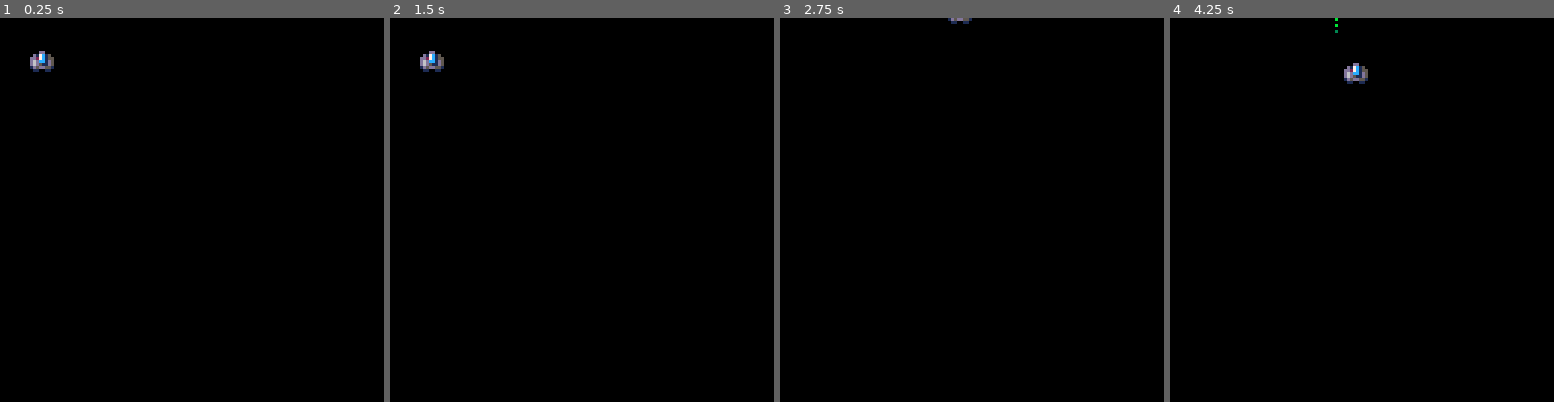
Above: before the commit, frames 1-4 (left to right).
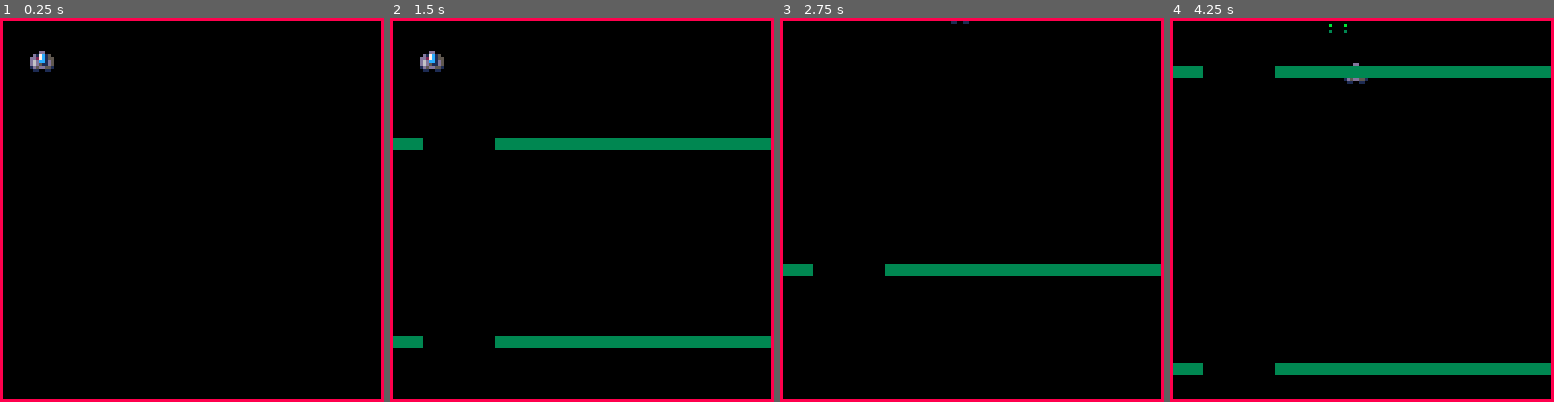
Above: after the commit, the same moments.

Repository: shen-sat/pilot
Game: PICO-8 cartridge pilot.p8
The game is run twice, just before and just after one commit, with the same random seed, the same clock (stepped at 60 frames per second) and the same inputs.
Inputs:
- Up to frame 1 (0.25 s): no input
- Up to frame 2 (1.5 s): tap X (X key) at 0.33, 1.07 s; tap O (Z key) at 0.7 s
- Up to frame 3 (2.75 s): hold Right 1.6-2.1 s; tap O (Z key) at 1.7, 2.1, 2.5 s; tap X (X key) at 1.85 s; hold Up 2.15-2.42 s; hold Right from 2.47 s (still down)
- Up to frame 4 (4.25 s): tap O (Z key) every 0.4 s from 2.9 to 4.1 s; tap X (X key) at 2.97, 4.08 s; release Right at 3.03 s; hold Left 3.08-3.58 s; hold Down 3.63-3.97 s; hold Right from 4.02 s (still down)

The runs differ from the first frame. In frame 1, 3.1% of the frame differs, in the area x 0-100%, y 0-100%; in frame 2, 8.1%; in frame 3, 5.6%; in frame 4, 8.1%.

Commit message:
Add moving wall

Diff:
--- a/pilot.p8
+++ b/pilot.p8
@@ -8,6 +8,7 @@
   sprite = 0
  }
  lasers = {}
+ walls = {}
 end
 
 function _update()
@@ -15,12 +16,20 @@
  if btn(1) then player.x+=2 end
  if btn(2) then player.y-=2 end
  if btn(3) then player.y+=2 end
- if btnp(4) then create_laser(player.x + 3, player.y - 3) end
+ if btnp(4) then create_laser(player.x, player.y) end
+ if btnp(5) then create_wall() end
 
  for laser in all(lasers) do
   laser.y -= 3
   if laser.y < -10 then
    del(lasers, laser)
+  end
+ end
+ for wall in all(walls) do
+  wall.y1 += 3
+  wall.y2 += 3
+  if wall.y2 > 138 then
+   del(walls, wall)
   end
  end
 end
@@ -31,14 +40,38 @@
  for laser in all(lasers) do
   sspr(4,8,1,6,laser.x,laser.y)
  end
+ for wall in all(walls) do
+  rectfill(wall.x1,wall.y1,wall.x2,wall.y2,wall.col)
+  rectfill(wall.x3,wall.y1,wall.x4,wall.y2,wall.col)
+ end
+
+ rect(0,0,127,127,8) --border
 end
 
 function create_laser(player_x, player_y)
- laser = {
-  x = player_x,
-  y = player_y
+ laser_left = {
+  x = player_x + 1,
+  y = player_y - 3
  }
- add(lasers, laser)
+ laser_right = {
+  x = player_x + 6,
+  y = player_y - 3
+ }
+ add(lasers, laser_left)
+ add(lasers, laser_right)
+end
+
+function create_wall()
+ wall = {
+  x1 = 1,
+  x2 = 10,
+  x3 = 35,
+  x4 = 127,
+  y1 = 1,
+  y2 = 4,
+  col = 3
+ }
+ add(walls, wall)
 end
 
 
